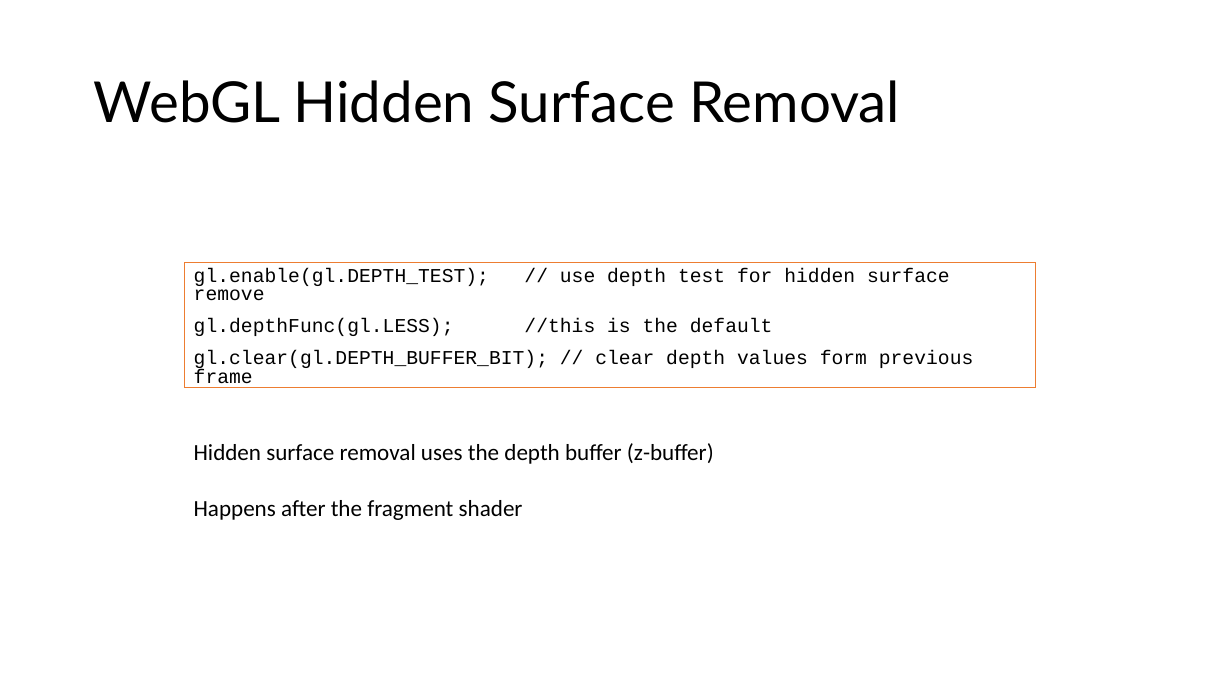
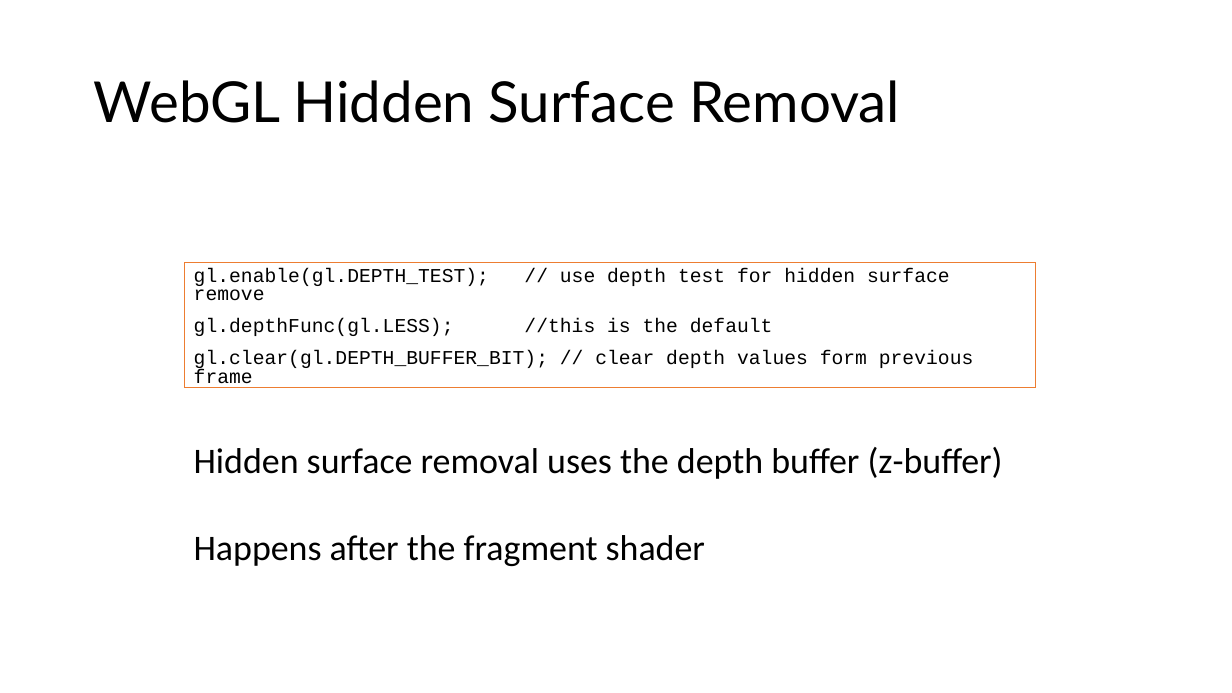
Before and after one commit to illinois-cs418/cs418CourseMaterial, a slide deck: slide 33 of Lectures/CS418-Lecture21-Compositing.pptx (slide 27 before the commit). Drawn at 1232x693 pixels with LibreOffice and Linux fonts; fonts in the diff are those of the drawing. Boxes give left, top, right and bottom in pixels: in the first picture for what was removed or moved away, otherwise in the second. Text is boxed around its words. In the diff, an @@ line names an element or a change of style, - is before the commit and + after.

```diff
--- a/Lectures/CS418-Lecture21-Compositing.pptx
+++ b/Lectures/CS418-Lecture21-Compositing.pptx
@@ text "Hidden surface removal uses the ..." at (194, 447, 1003, 566): size 18 to 28 pt @@
```
Also in this commit, not shown: 7 other slides changed, 12 slides added, 6 slides removed.
